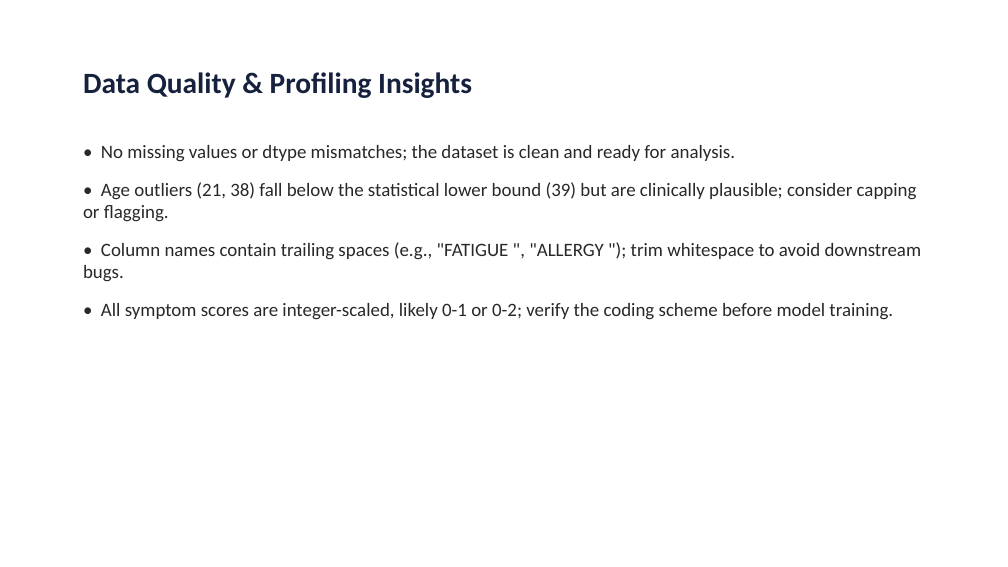
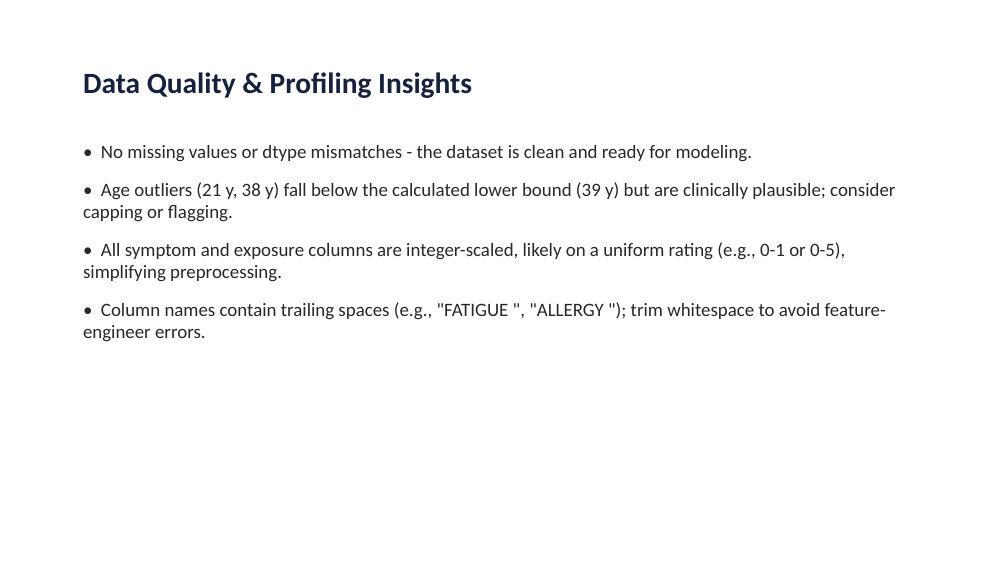
Before and after one commit to lekhalokare-28/datanova, a slide deck: slide 3 of reports/eda_presentation_report.pptx. Drawn at 1008x567 pixels with LibreOffice and Linux fonts; fonts in the diff are those of the drawing. Boxes give left, top, right and bottom in pixels: in the first picture for what was removed or moved away, otherwise in the second. Text is boxed around its words. In the diff, an @@ line names an element or a change of style, - is before the commit and + after.

```diff
--- a/reports/eda_presentation_report.pptx
+++ b/reports/eda_presentation_report.pptx
@@ text at <box>83,145,895,342</box>: text changed @@
-• No missing values or dtype mismatches; the dataset is clean and ready for analysis.
-• Age outliers (21, 38) fall below the statistical lower bound (39) but are clinically plausible; consider capping or flagging.
-• Column names contain trailing spaces (e.g., "FATIGUE ", "ALLERGY "); trim whitespace to avoid downstream bugs.
-• All symptom scores are integer-scaled, likely 0-1 or 0-2; verify the coding scheme before model training.
+• No missing values or dtype mismatches - the dataset is clean and ready for modeling.
+• Age outliers (21 y, 38 y) fall below the calculated lower bound (39 y) but are clinically plausible; consider capping or flagging.
+• All symptom and exposure columns are integer-scaled, likely on a uniform rating (e.g., 0-1 or 0-5), simplifying preprocessing.
+• Column names contain trailing spaces (e.g., "FATIGUE ", "ALLERGY "); trim whitespace to avoid feature-engineer errors.
```
Also in this commit, not shown: 2 other slides changed, 2 slides added, 9 other files.
